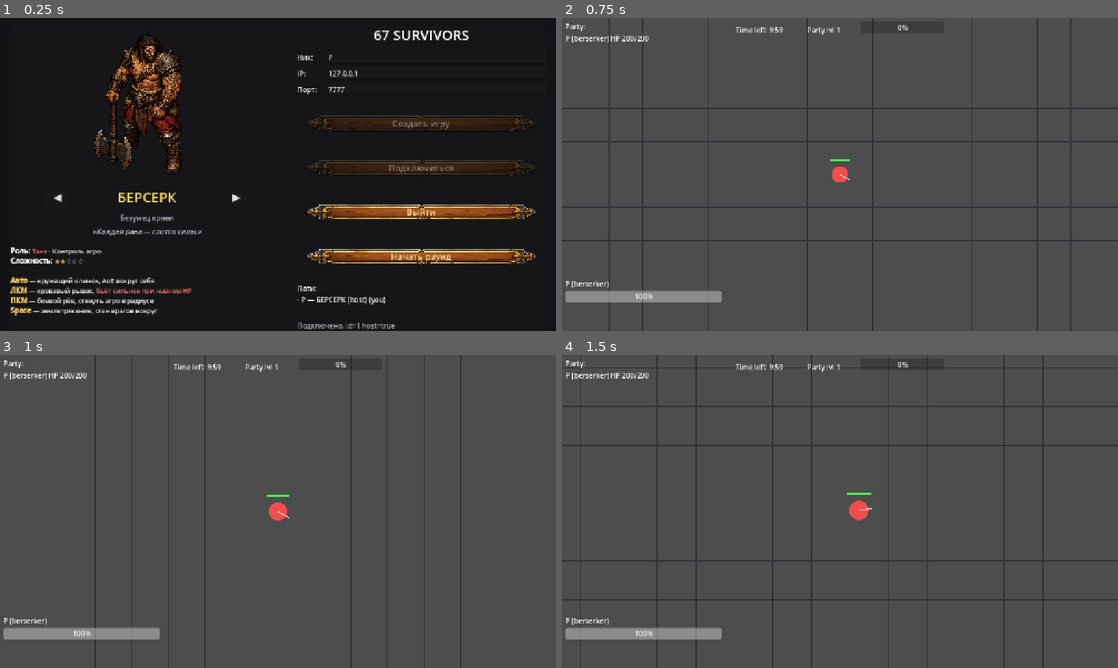
Above: before the commit, frames 1-4 (two rows, left to right).
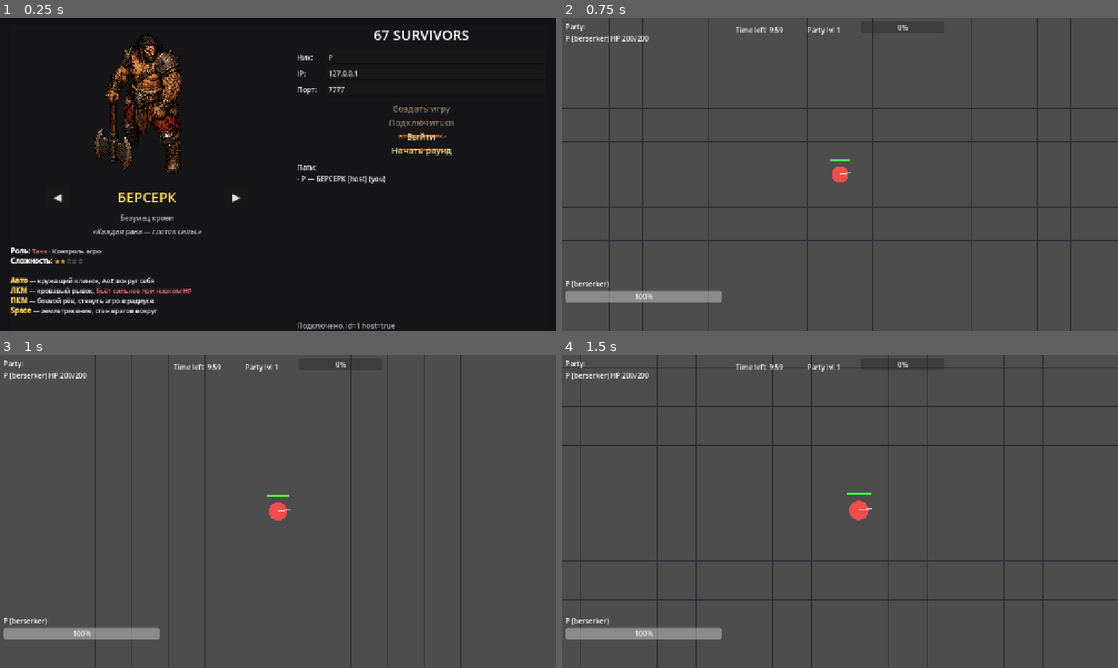
Above: after the commit, the same moments.

Repository: vvbeliaev/67-survivors
Game: Godot game, scene res://scenes/lobby.tscn
Same seed, same stepped clock (60 frames per second), same inputs: the game is played once before the commit and once after it.
Inputs (mouse positions are in pixels of both pictures, inside the frame that each line leads up to):
- Up to frame 1 (0.25 s): no input
- Up to frame 2 (0.75 s): click "Начать раунд" at 0.5 s
- Up to frame 3 (1 s): no input
- Up to frame 4 (1.5 s): tap Enter at 1.25 s; move the mouse to (962, 495) at 1.27 s; press the mouse at (962, 495) at 1.28 s; hold D (move_right) from 1.28 s (still down)

The runs differ from the first frame. In frame 1, 6.5% of the frame differs, in the area x 53-97%, y 28-92%; in frame 2, less than 0.1%; in frame 3, less than 0.1%; in frame 4, nothing differs.

Commit message:
Wrap lobby buttons in AspectRatioContainer to preserve texture aspect
Each action button is now wrapped in an AspectRatioContainer with
ratio 4.344 (matches the new 2172x500 button.png). The wood/gold trim
keeps its natural proportions regardless of right-column width.

Co-Authored-By: Claude Opus 4.7 (1M context) <noreply@anthropic.com>

Diff:
--- a/scenes/lobby.tscn
+++ b/scenes/lobby.tscn
@@ -160,54 +160,74 @@
 text = "7777"
 
 [node name="Buttons" type="VBoxContainer" parent="Center/Panel/HBox/RightCol"]
-theme_override_constants/separation = 6
-
-[node name="Host" type="Button" parent="Center/Panel/HBox/RightCol/Buttons"]
+theme_override_constants/separation = 4
+
+[node name="HostWrap" type="AspectRatioContainer" parent="Center/Panel/HBox/RightCol/Buttons"]
+ratio = 4.344
+size_flags_horizontal = 3
+stretch_mode = 2
+
+[node name="Host" type="Button" parent="Center/Panel/HBox/RightCol/Buttons/HostWrap"]
 text = "Создать игру"
 size_flags_horizontal = 3
-custom_minimum_size = Vector2(0, 96)
-theme_override_styles/normal = SubResource("StyleBoxTexture_btn_normal")
-theme_override_styles/hover = SubResource("StyleBoxTexture_btn_hover")
-theme_override_styles/pressed = SubResource("StyleBoxTexture_btn_pressed")
-theme_override_styles/disabled = SubResource("StyleBoxTexture_btn_disabled")
-theme_override_styles/focus = SubResource("StyleBoxTexture_btn_hover")
-theme_override_colors/font_color = Color(0.97, 0.88, 0.65, 1)
-theme_override_colors/font_hover_color = Color(1, 0.95, 0.75, 1)
-theme_override_colors/font_pressed_color = Color(0.85, 0.78, 0.55, 1)
-theme_override_font_sizes/font_size = 20
-
-[node name="Join" type="Button" parent="Center/Panel/HBox/RightCol/Buttons"]
+size_flags_vertical = 3
+theme_override_styles/normal = SubResource("StyleBoxTexture_btn_normal")
+theme_override_styles/hover = SubResource("StyleBoxTexture_btn_hover")
+theme_override_styles/pressed = SubResource("StyleBoxTexture_btn_pressed")
+theme_override_styles/disabled = SubResource("StyleBoxTexture_btn_disabled")
+theme_override_styles/focus = SubResource("StyleBoxTexture_btn_hover")
+theme_override_colors/font_color = Color(0.97, 0.88, 0.65, 1)
+theme_override_colors/font_hover_color = Color(1, 0.95, 0.75, 1)
+theme_override_colors/font_pressed_color = Color(0.85, 0.78, 0.55, 1)
+theme_override_font_sizes/font_size = 20
+
+[node name="JoinWrap" type="AspectRatioContainer" parent="Center/Panel/HBox/RightCol/Buttons"]
+ratio = 4.344
+size_flags_horizontal = 3
+stretch_mode = 2
+
+[node name="Join" type="Button" parent="Center/Panel/HBox/RightCol/Buttons/JoinWrap"]
 text = "Подключиться"
 size_flags_horizontal = 3
-custom_minimum_size = Vector2(0, 96)
-theme_override_styles/normal = SubResource("StyleBoxTexture_btn_normal")
-theme_override_styles/hover = SubResource("StyleBoxTexture_btn_hover")
-theme_override_styles/pressed = SubResource("StyleBoxTexture_btn_pressed")
-theme_override_styles/disabled = SubResource("StyleBoxTexture_btn_disabled")
-theme_override_styles/focus = SubResource("StyleBoxTexture_btn_hover")
-theme_override_colors/font_color = Color(0.97, 0.88, 0.65, 1)
-theme_override_colors/font_hover_color = Color(1, 0.95, 0.75, 1)
-theme_override_colors/font_pressed_color = Color(0.85, 0.78, 0.55, 1)
-theme_override_font_sizes/font_size = 20
-
-[node name="Leave" type="Button" parent="Center/Panel/HBox/RightCol/Buttons"]
+size_flags_vertical = 3
+theme_override_styles/normal = SubResource("StyleBoxTexture_btn_normal")
+theme_override_styles/hover = SubResource("StyleBoxTexture_btn_hover")
+theme_override_styles/pressed = SubResource("StyleBoxTexture_btn_pressed")
+theme_override_styles/disabled = SubResource("StyleBoxTexture_btn_disabled")
+theme_override_styles/focus = SubResource("StyleBoxTexture_btn_hover")
+theme_override_colors/font_color = Color(0.97, 0.88, 0.65, 1)
+theme_override_colors/font_hover_color = Color(1, 0.95, 0.75, 1)
+theme_override_colors/font_pressed_color = Color(0.85, 0.78, 0.55, 1)
+theme_override_font_sizes/font_size = 20
+
+[node name="LeaveWrap" type="AspectRatioContainer" parent="Center/Panel/HBox/RightCol/Buttons"]
+ratio = 4.344
+size_flags_horizontal = 3
+stretch_mode = 2
+
+[node name="Leave" type="Button" parent="Center/Panel/HBox/RightCol/Buttons/LeaveWrap"]
 text = "Выйти"
 size_flags_horizontal = 3
-custom_minimum_size = Vector2(0, 96)
-theme_override_styles/normal = SubResource("StyleBoxTexture_btn_normal")
-theme_override_styles/hover = SubResource("StyleBoxTexture_btn_hover")
-theme_override_styles/pressed = SubResource("StyleBoxTexture_btn_pressed")
-theme_override_styles/disabled = SubResource("StyleBoxTexture_btn_disabled")
-theme_override_styles/focus = SubResource("StyleBoxTexture_btn_hover")
-theme_override_colors/font_color = Color(0.97, 0.88, 0.65, 1)
-theme_override_colors/font_hover_color = Color(1, 0.95, 0.75, 1)
-theme_override_colors/font_pressed_color = Color(0.85, 0.78, 0.55, 1)
-theme_override_font_sizes/font_size = 20
-
-[node name="Start" type="Button" parent="Center/Panel/HBox/RightCol/Buttons"]
+size_flags_vertical = 3
+theme_override_styles/normal = SubResource("StyleBoxTexture_btn_normal")
+theme_override_styles/hover = SubResource("StyleBoxTexture_btn_hover")
+theme_override_styles/pressed = SubResource("StyleBoxTexture_btn_pressed")
+theme_override_styles/disabled = SubResource("StyleBoxTexture_btn_disabled")
+theme_override_styles/focus = SubResource("StyleBoxTexture_btn_hover")
+theme_override_colors/font_color = Color(0.97, 0.88, 0.65, 1)
+theme_override_colors/font_hover_color = Color(1, 0.95, 0.75, 1)
+theme_override_colors/font_pressed_color = Color(0.85, 0.78, 0.55, 1)
+theme_override_font_sizes/font_size = 20
+
+[node name="StartWrap" type="AspectRatioContainer" parent="Center/Panel/HBox/RightCol/Buttons"]
+ratio = 4.344
+size_flags_horizontal = 3
+stretch_mode = 2
+
+[node name="Start" type="Button" parent="Center/Panel/HBox/RightCol/Buttons/StartWrap"]
 text = "Начать раунд"
 size_flags_horizontal = 3
-custom_minimum_size = Vector2(0, 96)
+size_flags_vertical = 3
 theme_override_styles/normal = SubResource("StyleBoxTexture_btn_normal")
 theme_override_styles/hover = SubResource("StyleBoxTexture_btn_hover")
 theme_override_styles/pressed = SubResource("StyleBoxTexture_btn_pressed")
--- a/scripts/lobby.gd
+++ b/scripts/lobby.gd
@@ -36,10 +36,10 @@
 @onready var class_name_label: Label = $Center/Panel/HBox/ClassPicker/Arrows/ClassName
 @onready var subtitle_label: Label = $Center/Panel/HBox/ClassPicker/Subtitle
 @onready var desc_label: RichTextLabel = $Center/Panel/HBox/ClassPicker/Description
-@onready var host_btn: Button = $Center/Panel/HBox/RightCol/Buttons/Host
-@onready var join_btn: Button = $Center/Panel/HBox/RightCol/Buttons/Join
-@onready var leave_btn: Button = $Center/Panel/HBox/RightCol/Buttons/Leave
-@onready var start_btn: Button = $Center/Panel/HBox/RightCol/Buttons/Start
+@onready var host_btn: Button = $Center/Panel/HBox/RightCol/Buttons/HostWrap/Host
+@onready var join_btn: Button = $Center/Panel/HBox/RightCol/Buttons/JoinWrap/Join
+@onready var leave_btn: Button = $Center/Panel/HBox/RightCol/Buttons/LeaveWrap/Leave
+@onready var start_btn: Button = $Center/Panel/HBox/RightCol/Buttons/StartWrap/Start
 @onready var roster_label: Label = $Center/Panel/HBox/RightCol/Roster
 @onready var status_label: Label = $Center/Panel/HBox/RightCol/Status
 
